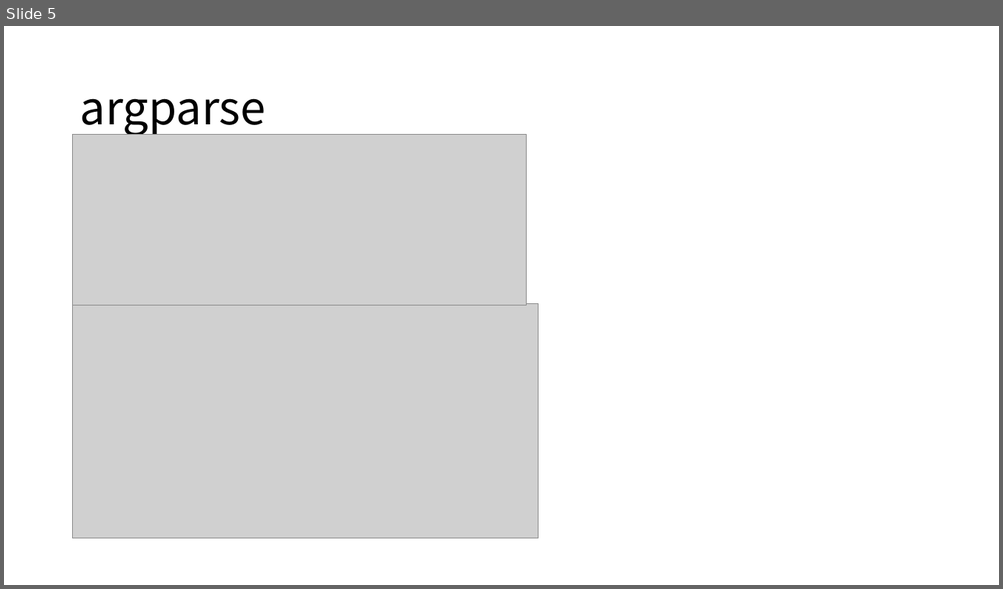
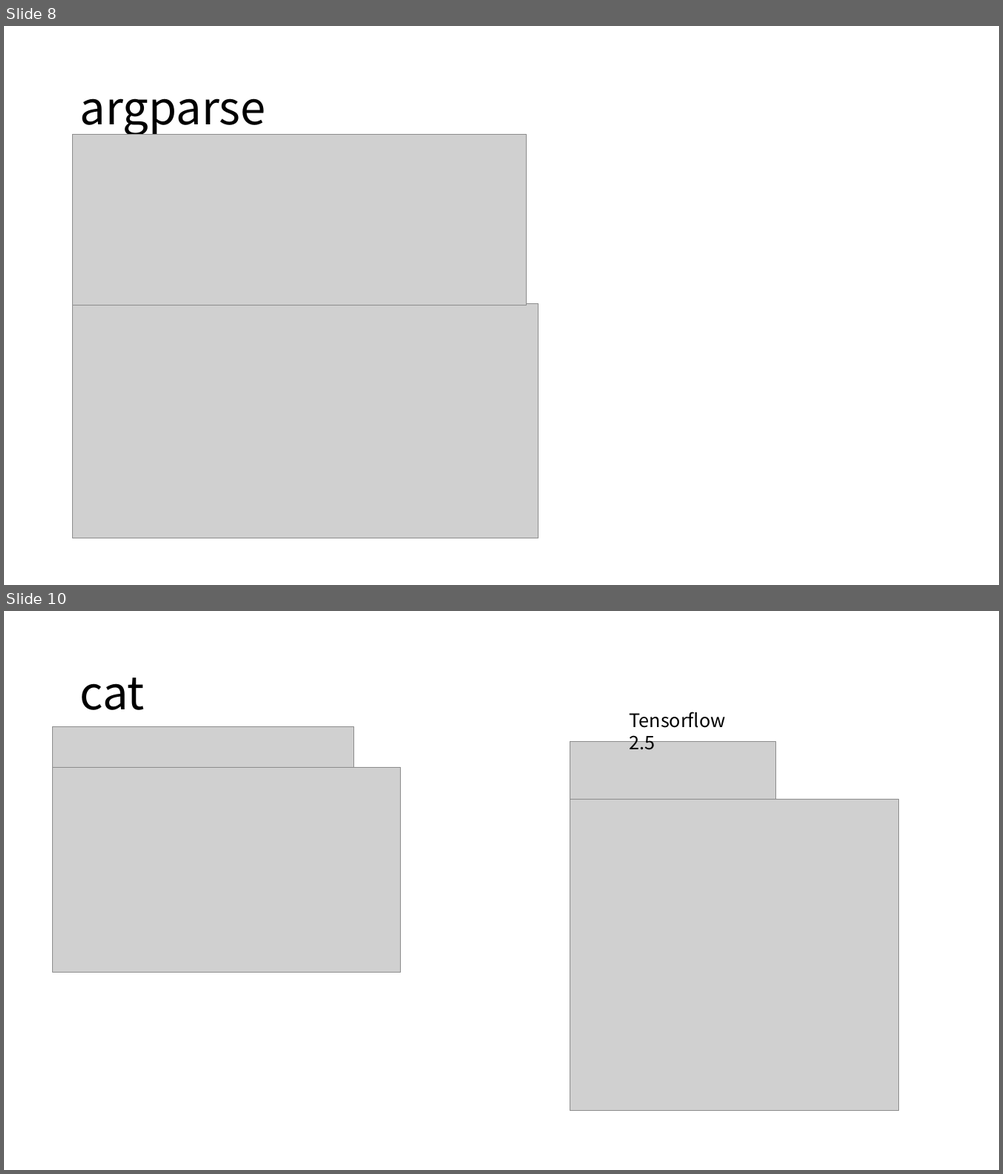
Before and after one commit to kimjh7669/DeepLearning_Practice, a slide deck: Tensorflow/TorchToKeras.pptx. Shown one above the other, each under a label of ours: slide 5 before the commit, slides 8 and 10 after it; the slides between them are not shown. The pictures are 1003x589 and 1003x1174 pixels, drawn with LibreOffice and Linux fonts; fonts in the diff are those of the drawing; grey boxes stand for pictures. Boxes give left, top, right and bottom in pixels: in the first picture for what was removed or moved away, otherwise in the second. Text is boxed around its words. In the diff, an @@ line names an element or a change of style, - is before the commit and + after.

```diff
--- a/Tensorflow/TorchToKeras.pptx
+++ b/Tensorflow/TorchToKeras.pptx
@@ slide 10 added at (x1=4, y1=611, x2=999, y2=1170), background #FFFFFF @@
@@ title added at (x1=79, y1=678, x2=145, y2=710), 44 pt, text #000000 @@
+cat
@@ text added at (x1=629, y1=712, x2=726, y2=750), 18 pt, text #000000 @@
+Tensorflow 2.5
@@ picture added at (x1=53, y1=727, x2=353, y2=771) @@
@@ picture added at (x1=569, y1=742, x2=776, y2=800) @@
@@ picture added at (x1=53, y1=768, x2=400, y2=973) @@
@@ picture added at (x1=569, y1=800, x2=899, y2=1112) @@
@@ what was slide 5 is now slide 8 @@
```
Also in this commit, not shown: 1 slide changed, 6 other slides added, 11 other files.
